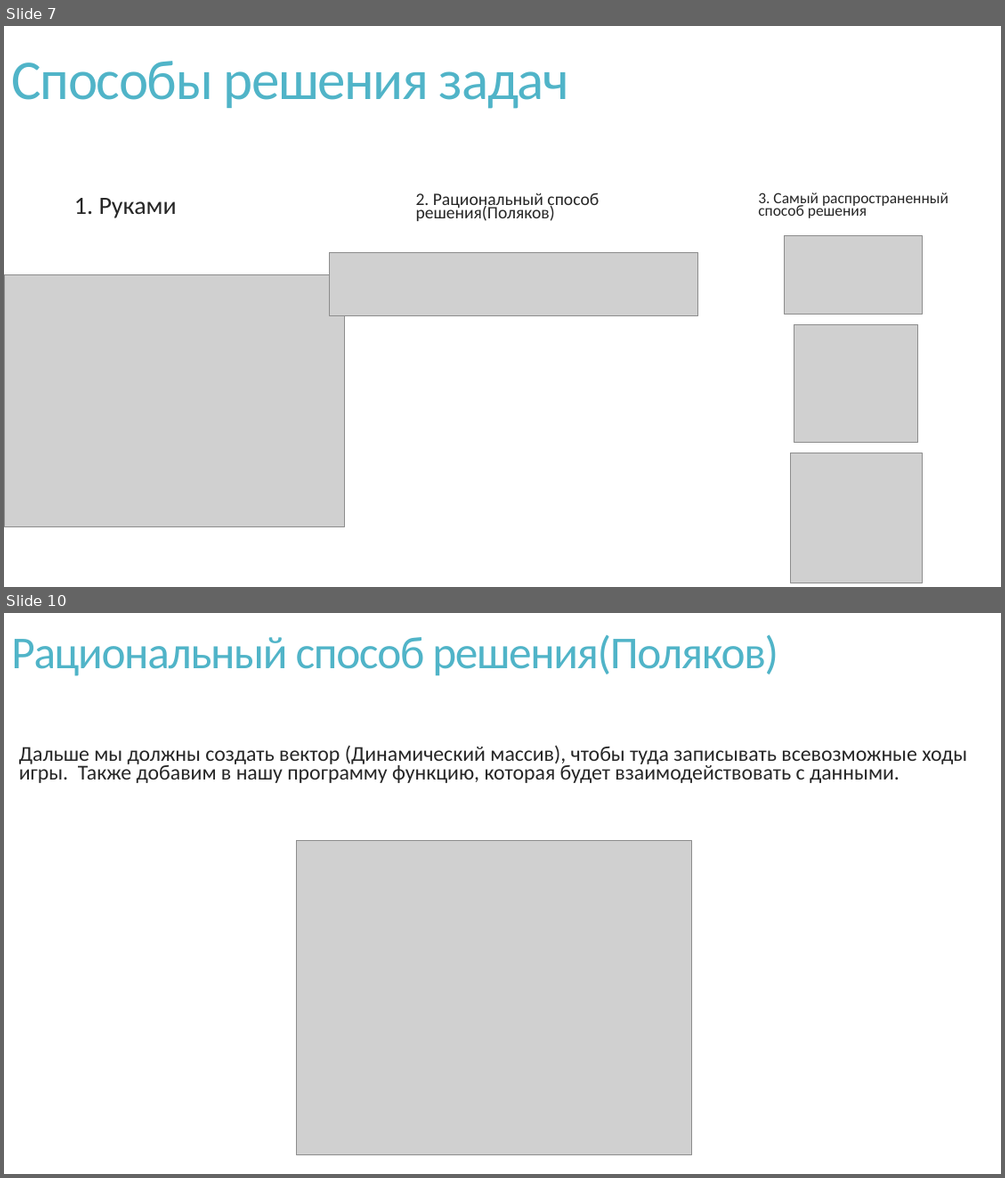
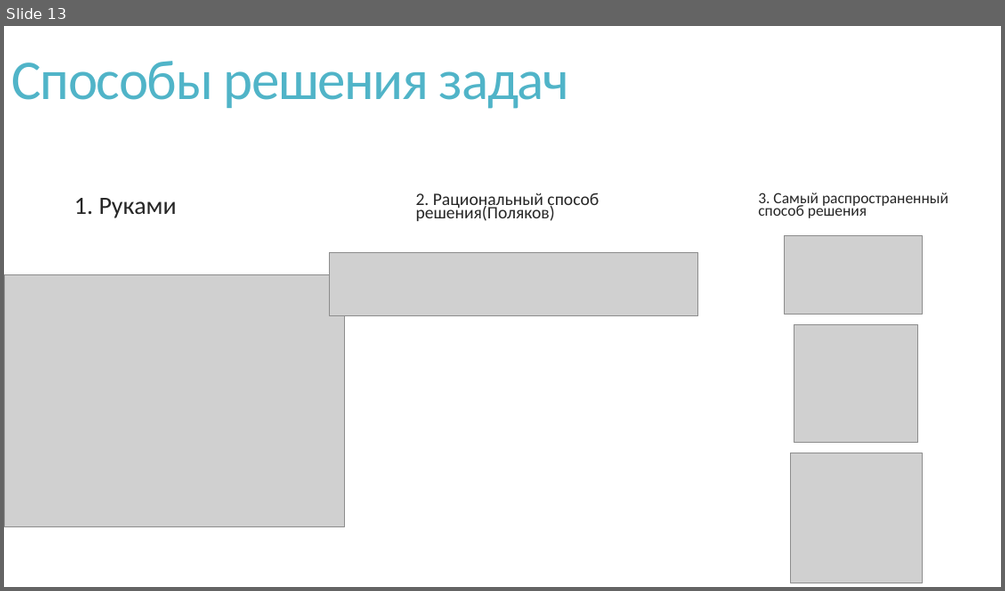
Before and after one commit to VladPetrov3/School_Project_EGE, a slide deck: Организация проекта/Теория игр.pptx. Shown one above the other, each under a label of ours: slides 7 and 10 before the commit, slide 13 after it; the slides between them are not shown. The pictures are 1005x1178 and 1005x591 pixels, drawn with LibreOffice and Linux fonts; fonts in the diff are those of the drawing; grey boxes stand for pictures. Boxes give left, top, right and bottom in pixels: in the first picture for what was removed or moved away, otherwise in the second. Text is boxed around its words. In the diff, an @@ line names an element or a change of style, - is before the commit and + after.

```diff
--- a/Организация проекта/Теория игр.pptx
+++ b/Организация проекта/Теория игр.pptx
@@ slide 10 removed at [4,613,1001,1174], background #FFFFFF @@
@@ text removed at [11,634,778,676] @@
-Рациональный способ решения(Поляков)
@@ text removed at [19,746,967,783] @@
-  Дальше мы должны создать вектор (Динамический массив), чтобы туда записывать всевозможные ходы игры. Также добавим в нашу программу функцию, которая будет взаимодействовать с данными.
@@ picture removed at [297,840,691,1154] @@
@@ what was slide 7 is now slide 13 @@
```
Also in this commit, not shown: 7 slides changed, 4 slides added, 4 other slides removed, 3 other files.
